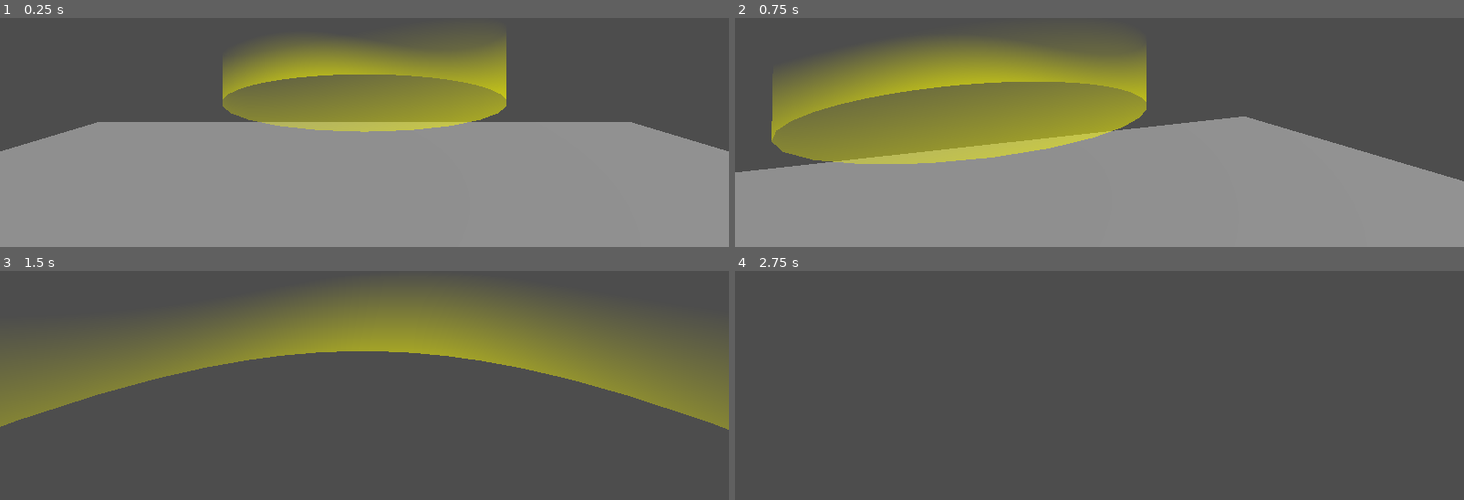
Above: before the commit, frames 1-4 (two rows, left to right).
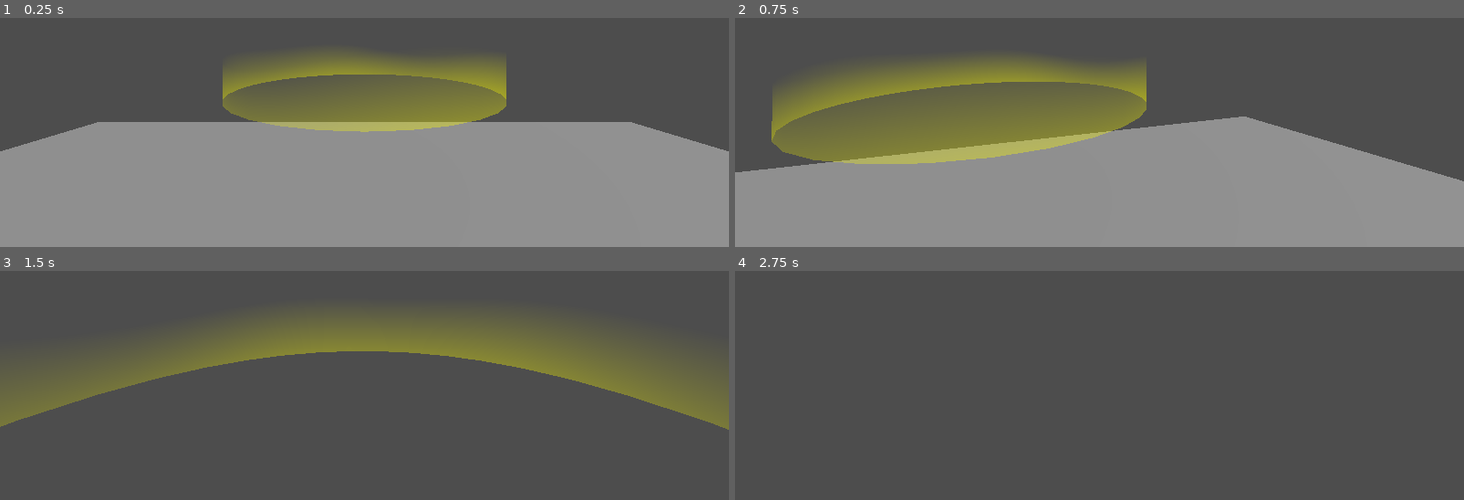
Above: after the commit, the same moments.

Repository: dairycultist/CityZoomer
Game: Godot game, scene res://game_scene.tscn
Same seed, same stepped clock (60 frames per second), same inputs: the game is played once before the commit and once after it.
Inputs (mouse positions are in pixels of both pictures, inside the frame that each line leads up to):
- Up to frame 1 (0.25 s): no input
- Up to frame 2 (0.75 s): tap Enter at 0.5 s; move the mouse to (1135, 40) at 0.52 s; hold W (walk_up) from 0.53 s (still down)
- Up to frame 3 (1.5 s): keep holding W (walk_up); tap Space (jump) at 0.77 s; move the mouse to (328, 296) at 1.27 s
- Up to frame 4 (2.75 s): keep holding W (walk_up); tap Space (jump) at 1.52 s; move the mouse to (1114, 287) at 2.02 s

The runs differ from the first frame. In frame 1, 5.7% of the frame differs, in the area x 33-70%, y 9-46%; in frame 2, 9.9%, in the area x 5-57%, y 10-54%; in frame 3, 4.5%; in frame 4, nothing differs.

Commit message:
Checkpoint 2

Diff:
--- a/checkpoint.gdshader
+++ b/checkpoint.gdshader
@@ -7,5 +7,9 @@
 
 void fragment() {
 	ALBEDO = vec3(1, 1, 0);
-	ALPHA = clamp(UV.y + sin(TIME + UV.x * PI * 4.0) * 0.1 - 0.1, 0, 1);
+	ALPHA = clamp(
+		UV.y - 0.2
+		+ sin(TIME + UV.x * PI * 4.0) * 0.05
+		+ sin(TIME * 3.0 + UV.x * PI * 8.0) * 0.02,
+		0, 1);
 }
